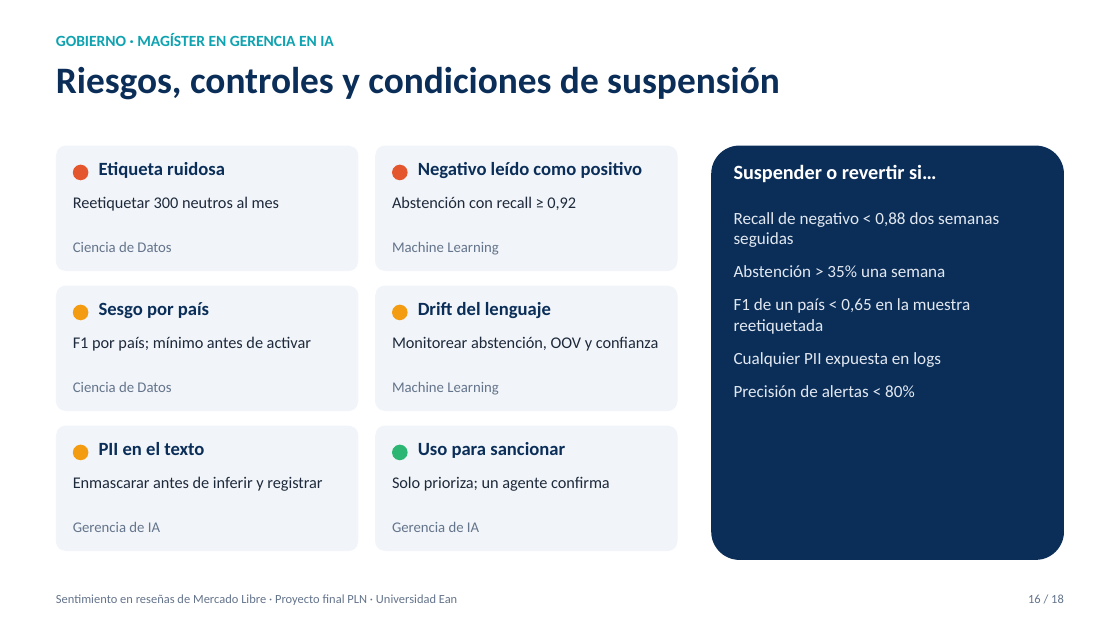
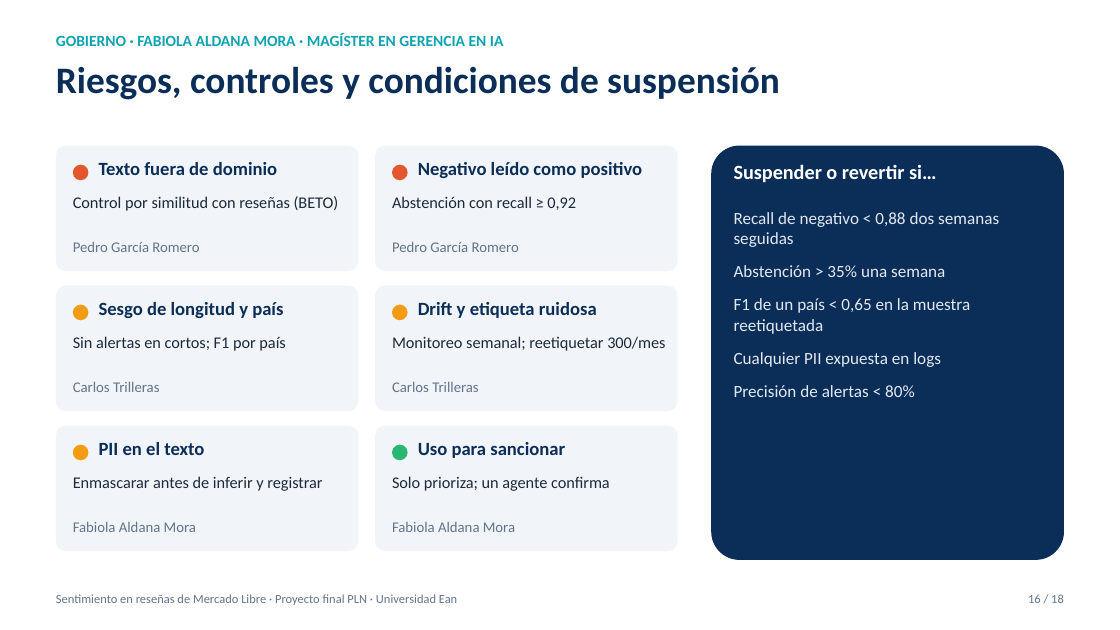
Before and after one commit to pedrogarciar13/proyecto_final_pln, a slide deck: slide 16 of docs/Presentacion_Proyecto_PLN.pptx. Drawn at 1120x630 pixels with LibreOffice and Linux fonts; fonts in the diff are those of the drawing. Boxes give left, top, right and bottom in pixels: in the first picture for what was removed or moved away, otherwise in the second. Text is boxed around its words. In the diff, an @@ line names an element or a change of style, - is before the commit and + after.

```diff
--- a/docs/Presentacion_Proyecto_PLN.pptx
+++ b/docs/Presentacion_Proyecto_PLN.pptx
@@ text at [56,33,504,46]: text changed @@
-GOBIERNO · MAGÍSTER EN GERENCIA EN IA
+GOBIERNO · FABIOLA ALDANA MORA · MAGÍSTER EN GERENCIA EN IA
@@ text at [99,162,277,175]: text changed @@
-Etiqueta ruidosa
+Texto fuera de dominio
@@ text at [73,196,339,211]: text changed @@
-Reetiquetar 300 neutros al mes
+Control por similitud con reseñas (BETO)
@@ text at [73,242,199,252]: text changed @@
-Ciencia de Datos
+Pedro García Romero
@@ text at [392,242,519,252]: text changed @@
-Machine Learning
+Pedro García Romero
@@ text at [99,302,283,318]: text changed @@
-Sesgo por país
+Sesgo de longitud y país
@@ text at [418,302,597,318]: text changed @@
-Drift del lenguaje
+Drift y etiqueta ruidosa
@@ text at [73,336,285,351]: text changed @@
-F1 por país; mínimo antes de activar
+Sin alertas en cortos; F1 por país
@@ text at [392,336,665,351]: text changed @@
-Monitorear abstención, OOV y confianza
+Monitoreo semanal; reetiquetar 300/mes
@@ text at [73,382,160,392]: text changed @@
-Ciencia de Datos
+Carlos Trilleras
@@ text at [392,382,479,392]: text changed @@
-Machine Learning
+Carlos Trilleras
@@ text at [73,522,196,532]: text changed @@
-Gerencia de IA
+Fabiola Aldana Mora
@@ text at [392,522,515,532]: text changed @@
-Gerencia de IA
+Fabiola Aldana Mora
```
Also in this commit, not shown: 17 other slides changed, 31 other files.
